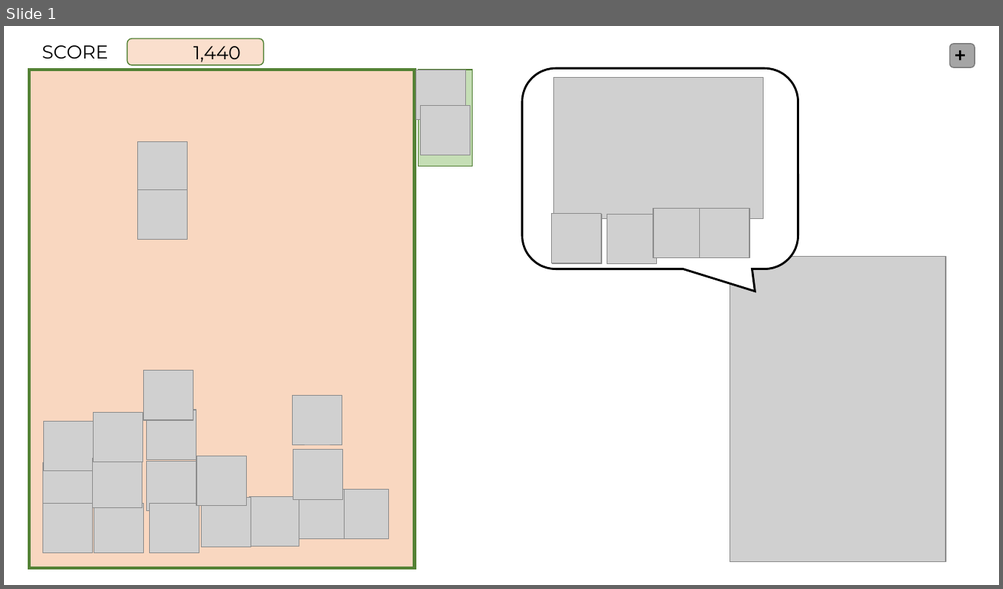
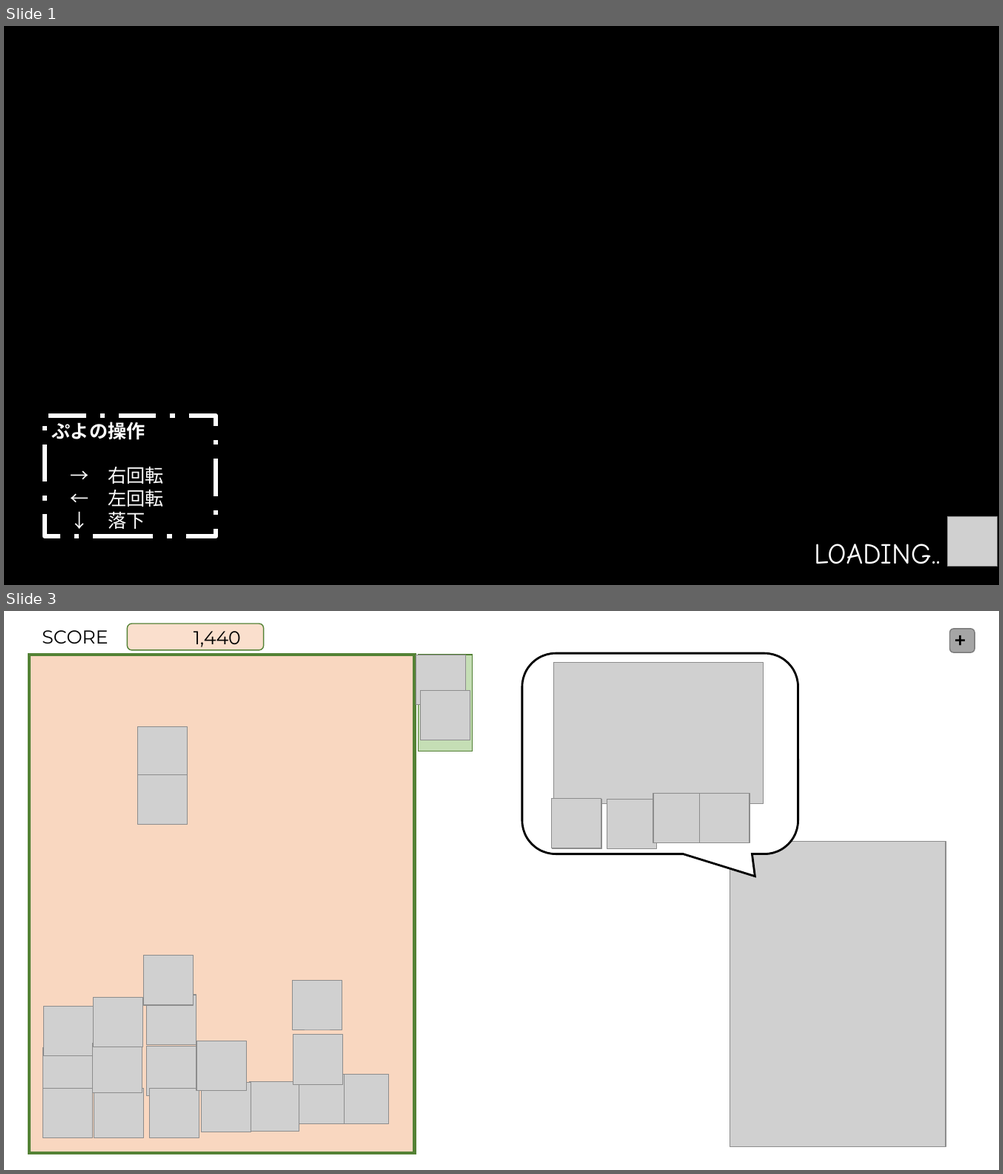
Before and after one commit to Sachan75/manpuku_kitchen, a slide deck: その他/UI案.pptx. Shown one above the other, each under a label of ours: slide 1 before the commit, slides 1 and 3 after it; the slides between them are not shown. The pictures are 1003x589 and 1003x1174 pixels, drawn with LibreOffice and Linux fonts; fonts in the diff are those of the drawing; grey boxes stand for pictures; background and template pictures are left out. Boxes give left, top, right and bottom in pixels: in the first picture for what was removed or moved away, otherwise in the second. Text is boxed around its words. In the diff, an @@ line names an element or a change of style, - is before the commit and + after.

```diff
--- a/その他/UI案.pptx
+++ b/その他/UI案.pptx
@@ slide 1 added at [4, 26, 999, 585], background #000000 @@
@@ rectangle added at [44, 416, 215, 537], outline #FFFFFF 4.5 pt dashed, 18 pt, text #FFFFFF @@
+ぷよの操作
+→ 右回転
+← 左回転
+↓ 落下
@@ picture added at [948, 517, 998, 567] @@
@@ text added at [814, 544, 940, 565], 28 pt, text #FFFFFF @@
+LOADING...
@@ what was slide 1 is now slide 3 @@
```
Also in this commit, not shown: 1 slide changed, 1 other slide added, 13 other files.
